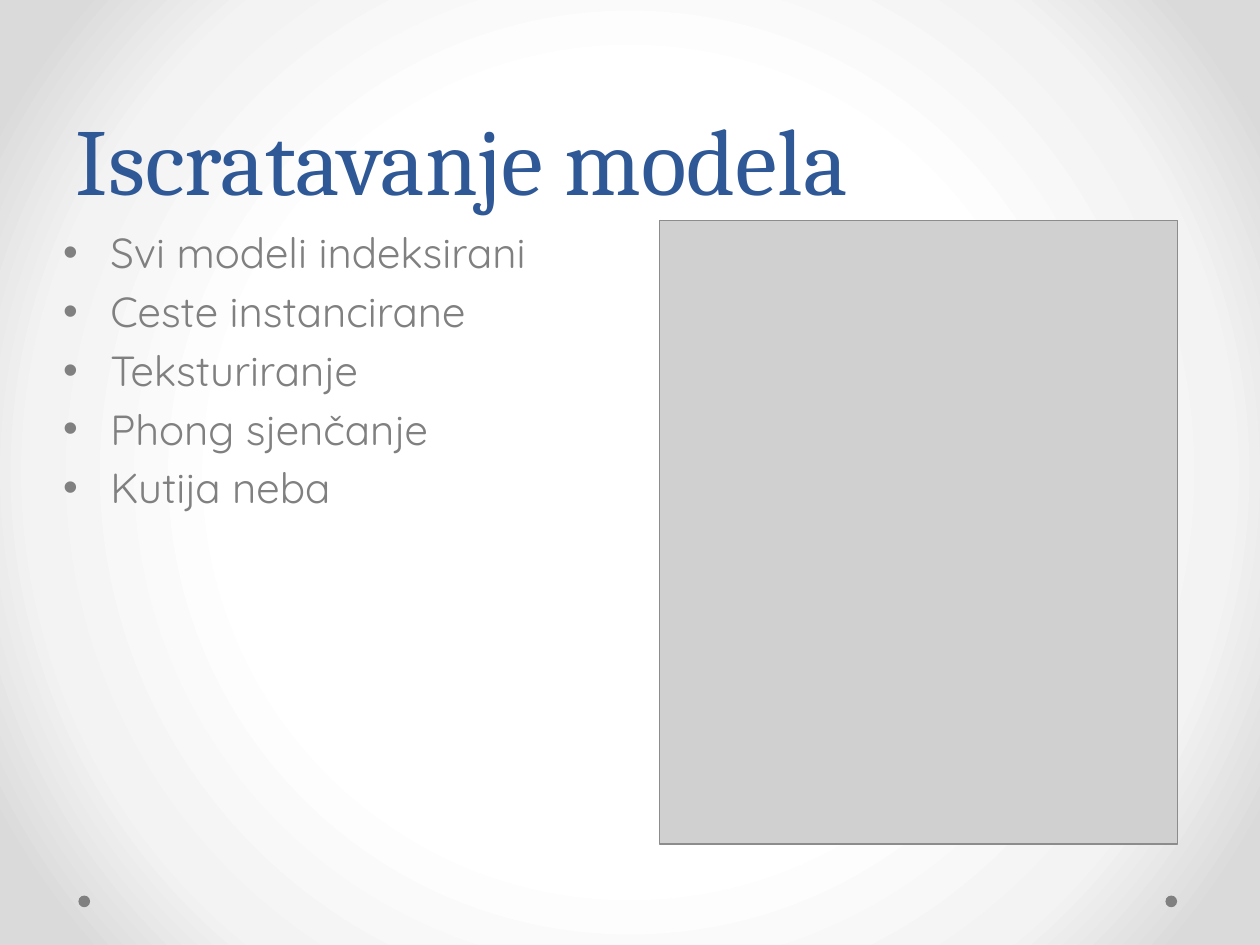
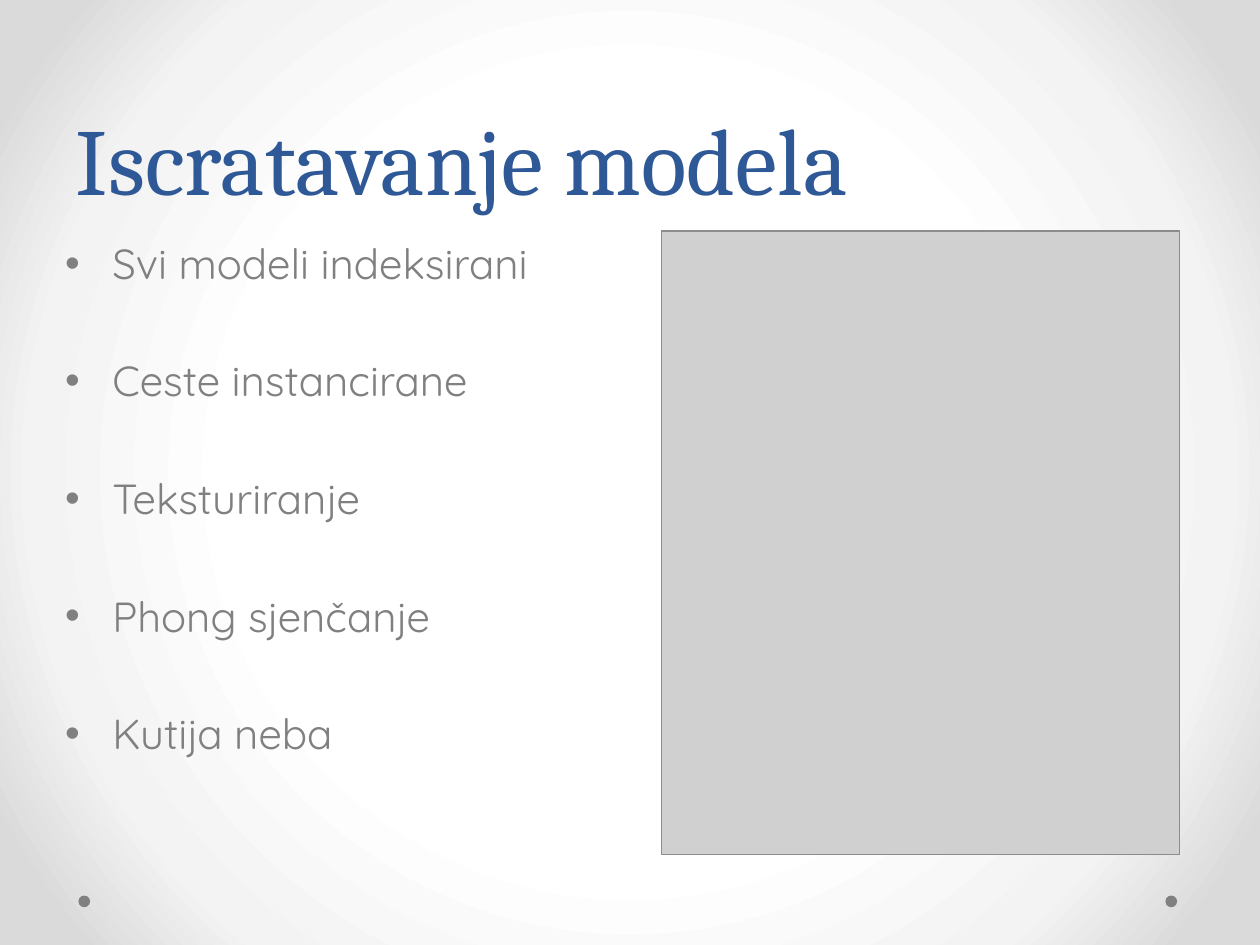
Before and after one commit to Bojanovski/IG-Project, a slide deck: slide 16 of Dokumentacija/Prezentacija.pptx (slide 7 before the commit). Drawn at 1260x945 pixels with LibreOffice and Linux fonts; fonts in the diff are those of the drawing; grey boxes stand for pictures. Boxes give left, top, right and bottom in pixels: in the first picture for what was removed or moved away, otherwise in the second. Text is boxed around its words. In the diff, an @@ line names an element or a change of style, - is before the commit and + after.

```diff
--- a/Dokumentacija/Prezentacija.pptx
+++ b/Dokumentacija/Prezentacija.pptx
@@ text "Svi modeli indeksirani" rewrapped from (110, 237, 526, 511) to (112, 248, 528, 757) @@
@@ picture: place and size @@
-picture at (660, 220, 1178, 844)
+picture at (662, 231, 1179, 854)
```
Also in this commit, not shown: 9 other slides changed, 14 slides added.
